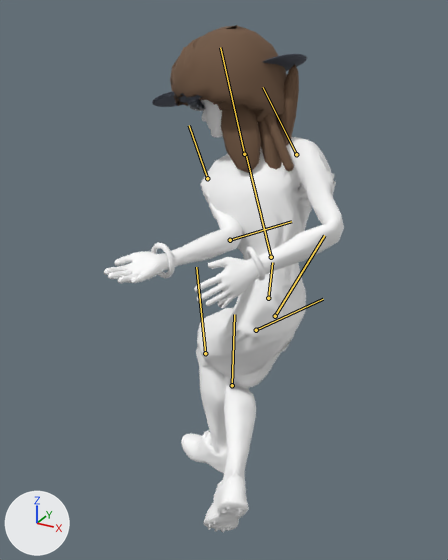
The glTF model art/blender/golfer-motion-r6.glb: old version first, new version second.
One viewpoint serves both versions: a camera (50 mm lens) standing at (0.819, -1.818, 1.762) and looking at (-0.107, -0.134, 0.92). The lights are fixed; the arrows at lower left show +X, +Y and +Z. The older version comes first. Both versions are drawn at frame 17 of the action 'xstep'; the numbers are the values there. The bones that change, and the others that lie on the model, are drawn over the model as lines.

Objects in the first picture: 'accessory_wristbandL', 'accessory_wristbandR', 'body', 'glasses_round', 'glasses_sport', 'hair_afro', 'hair_braids', 'hair_long', 'hair_ponytail', 'hair_wavy', 'headwear_backcap', 'headwear_beanie', 'headwear_bucket', 'headwear_cap', 'headwear_visor'.
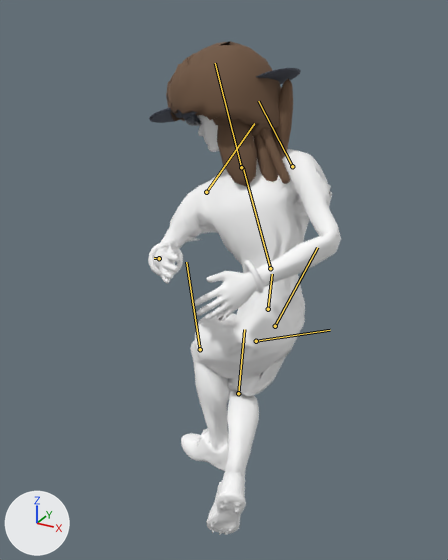
Location of each change, [x1, y1, x2, y2] in pixels of the pictures (448 x 560 px):
'body', posed (22% narrower)
    before: [104, 100, 344, 532]
    after: [154, 115, 341, 535]
'hair_afro', posed
    before: [170, 25, 287, 122]
    after: [166, 41, 281, 136]
'hair_long', posed
    before: [199, 97, 282, 173]
    after: [195, 113, 278, 187]
'hair_ponytail', posed
    before: [277, 64, 299, 146]
    after: [272, 78, 293, 159]
'hair_braids', posed
    before: [260, 109, 294, 171]
    after: [255, 123, 290, 184]
'headwear_backcap', posed
    before: [263, 54, 307, 71]
    after: [256, 68, 301, 84]
'accessory_wristbandR', posed (44% wider)
    before: [151, 242, 175, 278]
    after: [148, 242, 183, 276]
'headwear_cap', posed (mostly hidden)
    before: [153, 92, 184, 107]
    after: [149, 109, 174, 123]
'glasses_sport', posed
    before: [189, 99, 205, 111]
    after: [186, 114, 201, 126]
'headwear_beanie', posed (mostly hidden)
    before: [185, 95, 203, 107]
    after: [182, 111, 199, 122]
'headwear_bucket', posed (mostly hidden)
    before: [177, 93, 186, 103]
    after: [173, 110, 184, 119]
'headwear_visor', posed (mostly hidden)
    before: [152, 91, 174, 103]
    after: [149, 108, 170, 119]
'glasses_round', posed
    before: [197, 100, 201, 110]
    after: [193, 116, 198, 125]
bone 'root', root to tip
    before: (268, 298) to (272, 262)
    after: (268, 309) to (272, 274)
bone 'hipL', root to tip
    before: (256, 330) to (323, 299)
    after: (256, 341) to (330, 330)
bone 'knL', root to tip
    before: (205, 353) to (196, 267)
    after: (200, 349) to (186, 262)
bone 'hipR', root to tip
    before: (275, 316) to (324, 235)
    after: (275, 326) to (317, 247)
bone 'knR', root to tip
    before: (232, 385) to (234, 314)
    after: (238, 393) to (244, 329)
bone 'spine', root to tip
    before: (271, 257) to (246, 154)
    after: (270, 268) to (243, 167)
bone 'shR', root to tip
    before: (207, 178) to (189, 125)
    after: (206, 192) to (254, 123)
bone 'elR', root to tip
    before: (230, 240) to (291, 221)
    after: (159, 258) to (154, 258)

What the commit changed:
Bone 'root' (bone_root) moves from (0.0, -0.141, 0.0) to (0.0, -0.184, 0.0).
Bone 'hipL' (bone_hipl) turns from (50, -24, 13) to (59, -23, 14) degrees about its own x, y and z.
Bone 'knL' (bone_knl) turns from (-56, 0, 0) to (-68, 0, 0) degrees about its own x, y and z.
Bone 'hipR' (bone_hipr) turns from (40, -49, -28) to (45, -57, -31) degrees about its own x, y and z.
Bone 'knR' (bone_knr) turns from (-72, 0, 0) to (-81, 0, 0) degrees about its own x, y and z.
Bone 'spine' (bone_spine) turns from (-78, 69, -77) to (-77, 67, -75) degrees about its own x, y and z.
Bone 'shR' (bone_shr) turns from (34, -17, -38) to (26, 25, 58) degrees about its own x, y and z.
Bone 'elR' (bone_elr) turns from (69, 1, 3) to (99, -1, 4) degrees about its own x, y and z.
